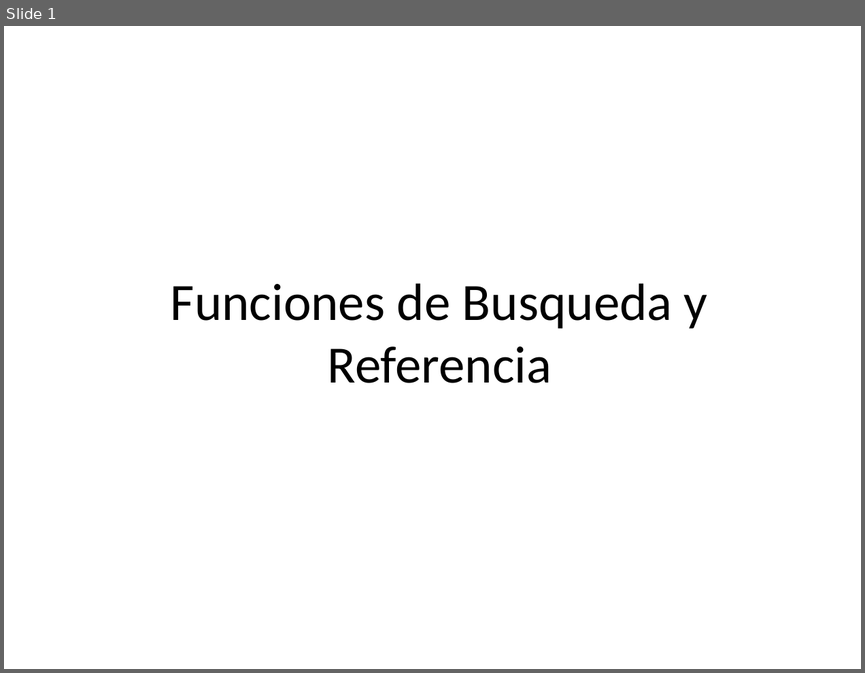
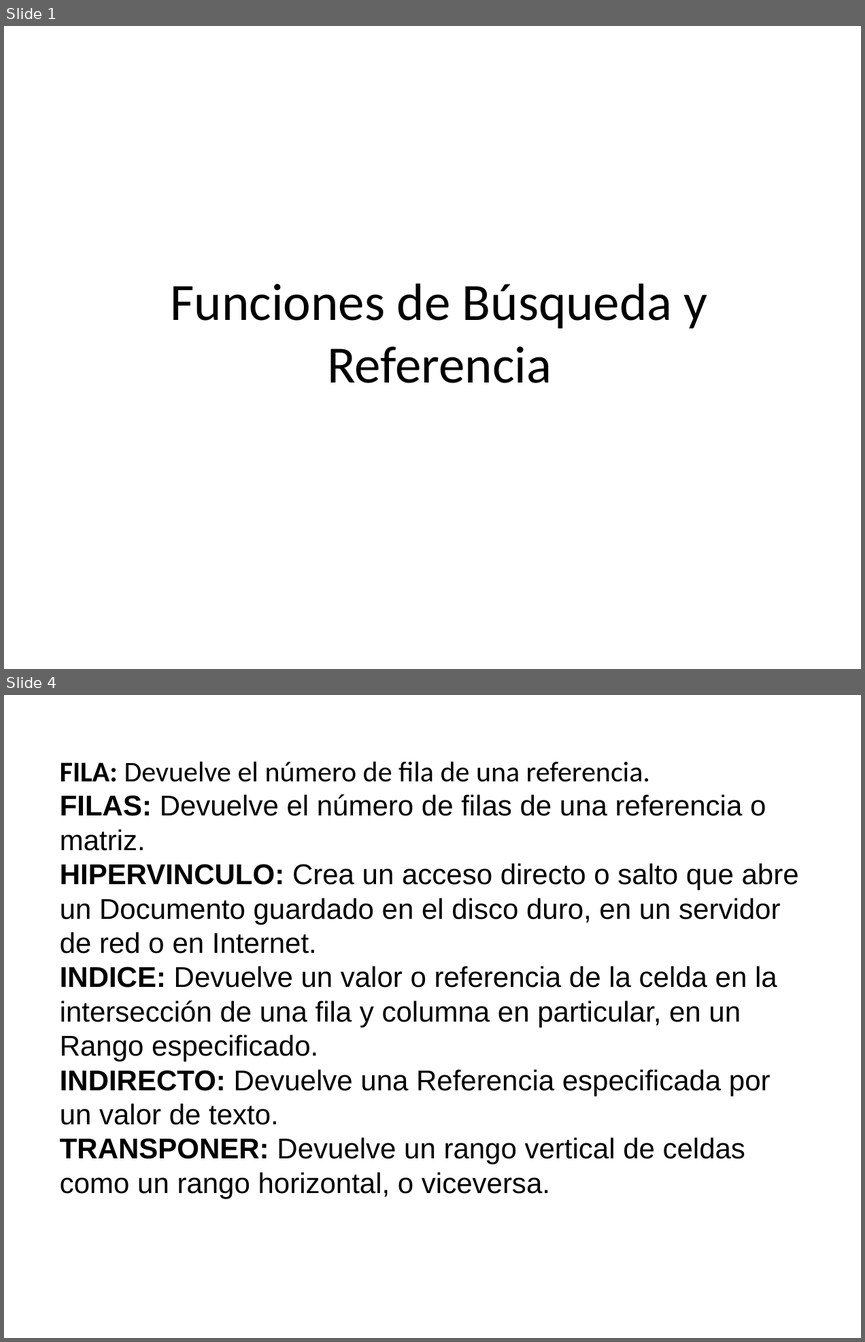
Before and after one commit to kleberloayzacastro/universidad, a slide deck: 2015-2016/clases/computacion_aplicada_2/clase_5/clase_5.pptx. Shown one above the other, each under a label of ours: slide 1 before the commit, slides 1 and 4 after it; the slides between them are not shown. The pictures are 865x673 and 865x1342 pixels, drawn with LibreOffice and Linux fonts; fonts in the diff are those of the drawing; background and template pictures are left out. Boxes give left, top, right and bottom in pixels: in the first picture for what was removed or moved away, otherwise in the second. Text is boxed around its words. In the diff, an @@ line names an element or a change of style, - is before the commit and + after.

```diff
--- a/2015-2016/clases/computacion_aplicada_2/clase_5/clase_5.pptx
+++ b/2015-2016/clases/computacion_aplicada_2/clase_5/clase_5.pptx
@@ slide 4 added at <box>4,695,861,1338</box>, background picture (left out) @@
@@ text added at <box>60,761,799,1198</box>, 24 pt, text #000000 @@
+FILA: Devuelve el número de fila de una referencia.
+FILAS: Devuelve el número de filas de una referencia o matriz.
+HIPERVINCULO: Crea un acceso directo o salto que abre un Documento guardado en el disco duro, en un servidor de red o en Internet.
+INDICE: Devuelve un valor o referencia de la celda en la intersección de una fila y columna en particular, en un Rango especificado.
+INDIRECTO: Devuelve una Referencia especificada por un valor de texto.
+TRANSPONER: Devuelve un rango vertical de celdas como un rango horizontal, o viceversa.
@@ slide 1 changed as well @@
@@ text at <box>171,283,708,383</box>: text changed @@
-Funciones de Busqueda y Referencia
+Funciones de Búsqueda y Referencia
```
Also in this commit, not shown: 2 other slides added, 1 slide removed, 3 other files.
